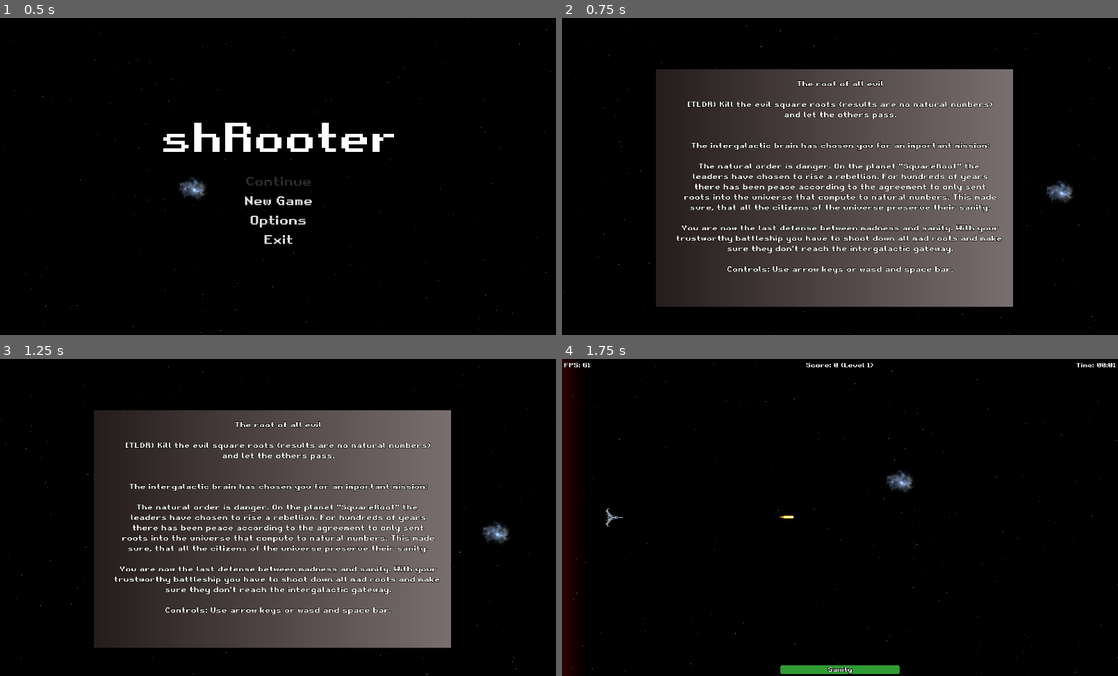
Above: before the commit, frames 1-4 (two rows, left to right).
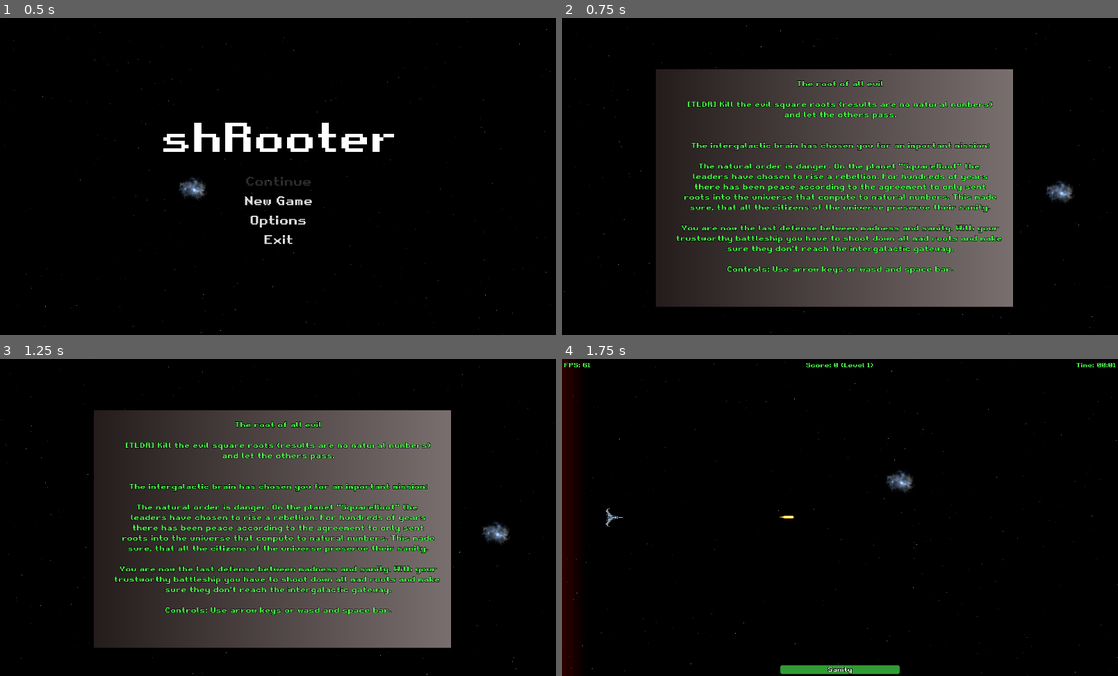
Above: after the commit, the same moments.

Repository: gingerr/ggj-2023-roots-one
Game: Godot game, scene res://MainMenu.tscn
Two runs of this game, one before a commit and one after it. Both use one fixed random seed, a clock stepped at 60 frames per second and the inputs below.
Inputs:
- Up to frame 1 (0.5 s): no input
- Up to frame 2 (0.75 s): click "New Game" at 0.5 s
- Up to frame 3 (1.25 s): no input
- Up to frame 4 (1.75 s): tap Enter at 1.25 s; hold Right (ui_right) from 1.28 s (still down); tap Space at 1.52 s

Frame 1 is identical in both runs. In frame 2, 4.3% of the frame differs, in the area x 20-80%, y 19-81%; in frame 3, 4.3%; in frame 4, 0.2%.

Commit message:
.

Diff:
--- a/Game.gd
+++ b/Game.gd
@@ -40,7 +40,7 @@
 func spawnEnemy():
 	var mob = squareRootFactory.instance()
 	mob.configure(max_root_number)
-	get_tree().root.add_child(mob)
+	add_child(mob)
 
 func _input(event: InputEvent) -> void:
 	if event is InputEventKey and event.pressed and event.scancode == KEY_ESCAPE:
--- a/HUD.gd
+++ b/HUD.gd
@@ -12,6 +12,9 @@
 	setTopBottomHeight()
 	setVisibility(false)
 	resetGameValues()
+	Utils.default_font_color(get_node('%Fps'))
+	Utils.default_font_color(get_node('%Score'))
+	Utils.default_font_color(get_node('%Time'))
 
 func _process(delta: float):
 	time += delta
--- a/HUD.tscn
+++ b/HUD.tscn
@@ -20,6 +20,8 @@
 outline_size = 1
 outline_color = Color( 0, 0, 0, 1 )
 font_data = ExtResource( 1 )
+
+[sub_resource type="StyleBoxTexture" id=7]
 
 [node name="HUD" type="CanvasLayer"]
 follow_viewport_enable = true
@@ -109,6 +111,7 @@
 margin_right = 726.0
 margin_bottom = 21.0
 custom_fonts/font = SubResource( 6 )
+custom_styles/normal = SubResource( 7 )
 text = "Sanity"
 align = 1
 valign = 1
--- a/Intro.gd
+++ b/Intro.gd
@@ -4,6 +4,7 @@
 	var text = load_text_file('res://resources/story.tres')
 	var node: Label = get_node('%Label')
 	node.set_text(text)
+	Utils.default_font_color(node)
 
 func _input(event: InputEvent):
 	if event.get('pressed') and event.pressed:
--- a/Player.gd
+++ b/Player.gd
@@ -65,3 +65,5 @@
 
 	health += value
 	HUD.setHealth(health)
+	if health == 0:
+		queue_free()
--- a/Utils.gd
+++ b/Utils.gd
@@ -5,3 +5,6 @@
 	if randi() % 2:
 		return true
 	return false
+
+static func default_font_color(label : Label):
+	label.set("custom_colors/font_color", Color(0.3,1,0.3))
--- a/resources/story.tres
+++ b/resources/story.tres
@@ -1,6 +1,6 @@
 The root of all evil
 
-[TLDR} Kill the evil square roots (results are no natural numbers)
+[TLDR] Kill the evil square roots (results are no natural numbers)
 and let the others pass.
 
 
Not shown: 1 places in HUD.tscn that only renumber resources
Not shown, added: export_presets.cfg
